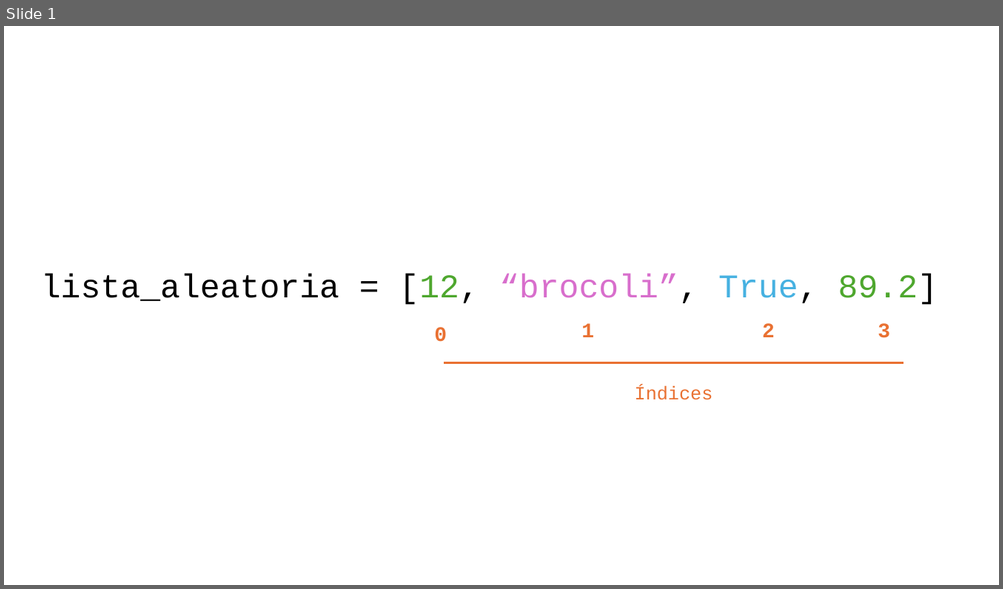
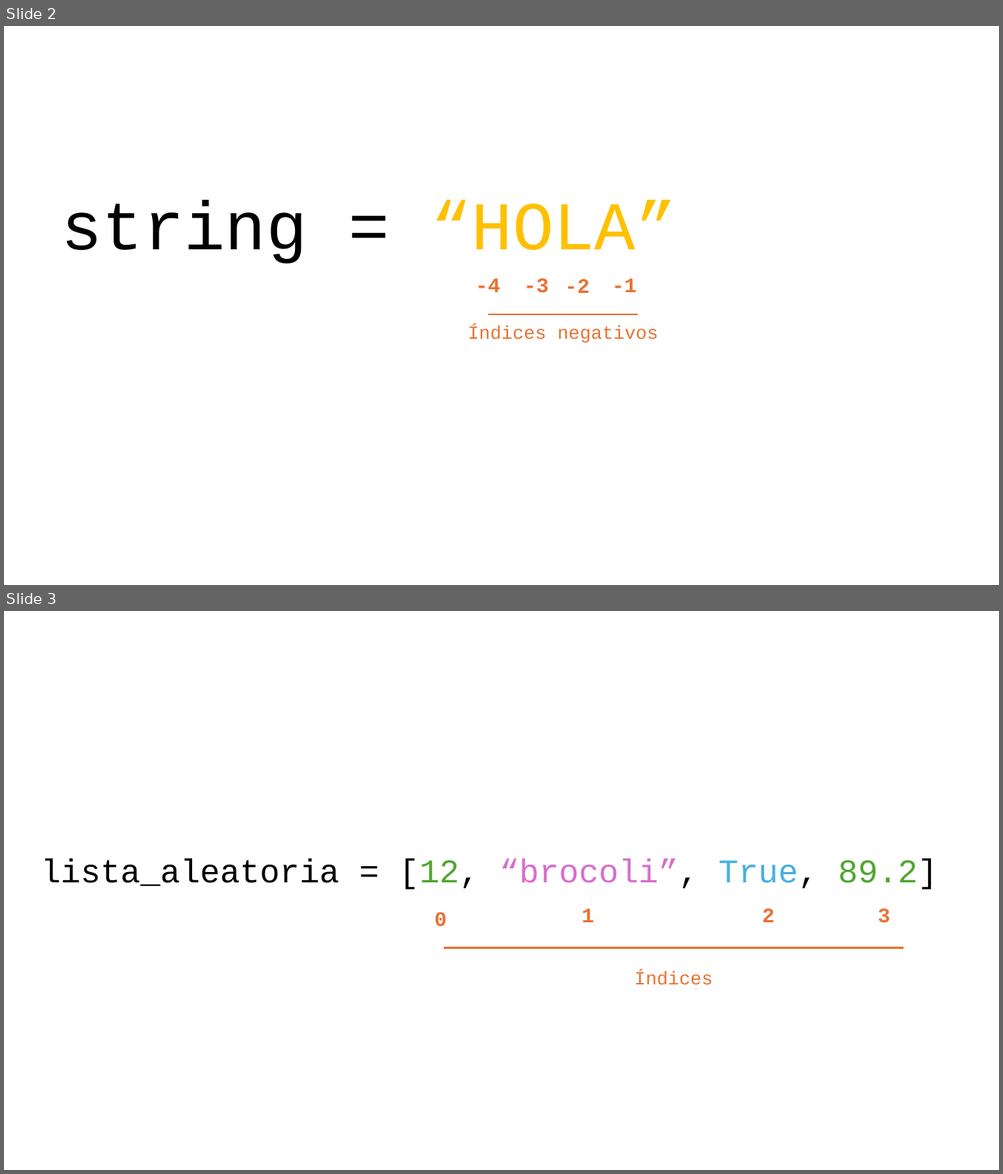
Before and after one commit to Hack-io-Data/Imagenes, a slide deck: 02-Imagenes/Python_básico/PowerPointImagenes.pptx. Shown one above the other, each under a label of ours: slide 1 before the commit, slides 2 and 3 after it. The pictures are 1003x589 and 1003x1174 pixels, drawn with LibreOffice and Linux fonts; fonts in the diff are those of the drawing. Boxes give left, top, right and bottom in pixels: in the first picture for what was removed or moved away, otherwise in the second. Text is boxed around its words. In the diff, an @@ line names an element or a change of style, - is before the commit and + after.

```diff
--- a/02-Imagenes/Python_básico/PowerPointImagenes.pptx
+++ b/02-Imagenes/Python_básico/PowerPointImagenes.pptx
@@ slide 2 added at [4,26,999,585], background #FFFFFF @@
@@ group added at [42,91,934,436]: 6 texts, 1 rectangle, 1 line @@
+string = “HOLA”
+-4
+-2
+-3
+-1
+Índices negativos
@@ what was slide 1 is now slide 3 @@
```
Also in this commit, not shown: 1 other slide added, 2 other files.
